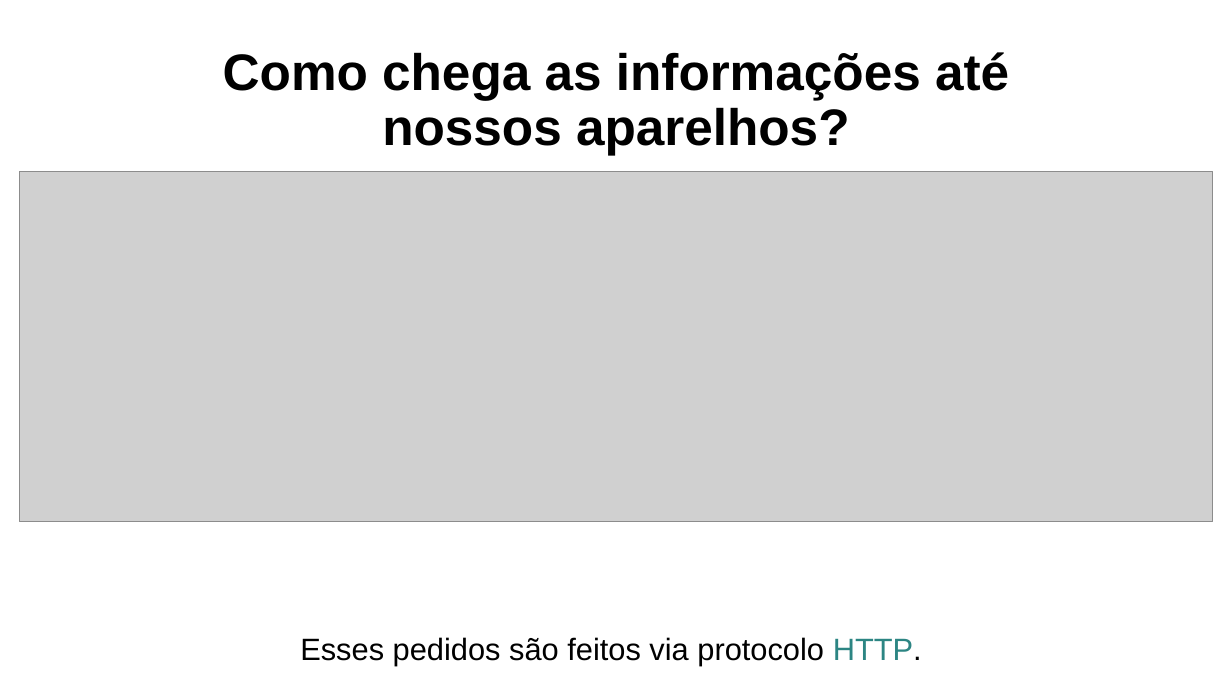
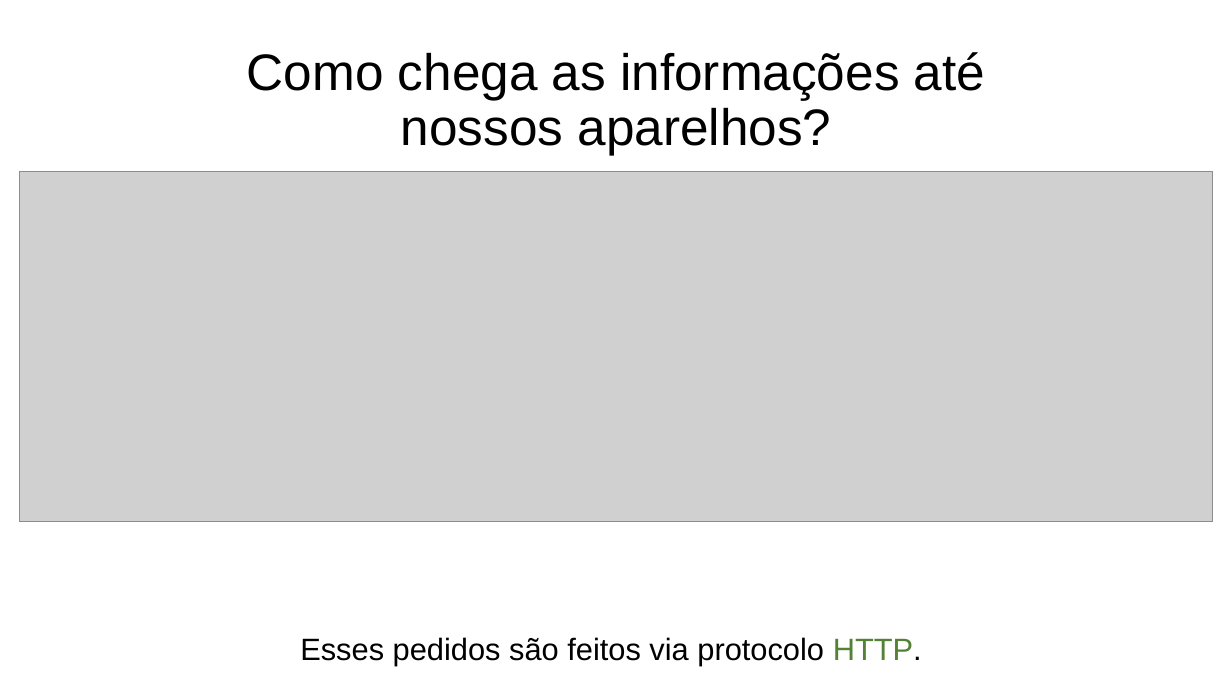
Before and after one commit to George-Luis-Costa/Introducao_Web_Mobile, a slide deck: slide 6 of Introdução_Web_Mobile_ok.pptx (slide 3 before the commit). Drawn at 1232x693 pixels with LibreOffice and Linux fonts; fonts in the diff are those of the drawing; grey boxes stand for pictures. Boxes give left, top, right and bottom in pixels: in the first picture for what was removed or moved away, otherwise in the second. Text is boxed around its words. In the diff, an @@ line names an element or a change of style, - is before the commit and + after.

```diff
--- a/Introdução_Web_Mobile_ok.pptx
+++ b/Introdução_Web_Mobile_ok.pptx
@@ title "Como chega as informações até ..." at [247,52,985,155]: bold off @@
@@ text "Esses pedidos são feitos via ..." at [300,637,922,666]: text colour #2C8582 to #548235 in "HTTP." @@
```
Also in this commit, not shown: 9 other slides changed, 5 slides added.
